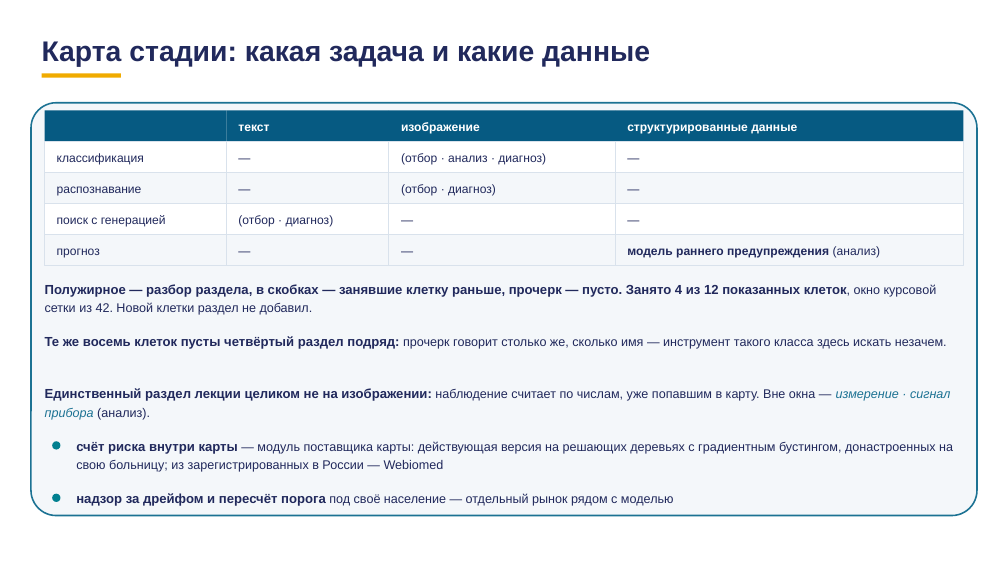
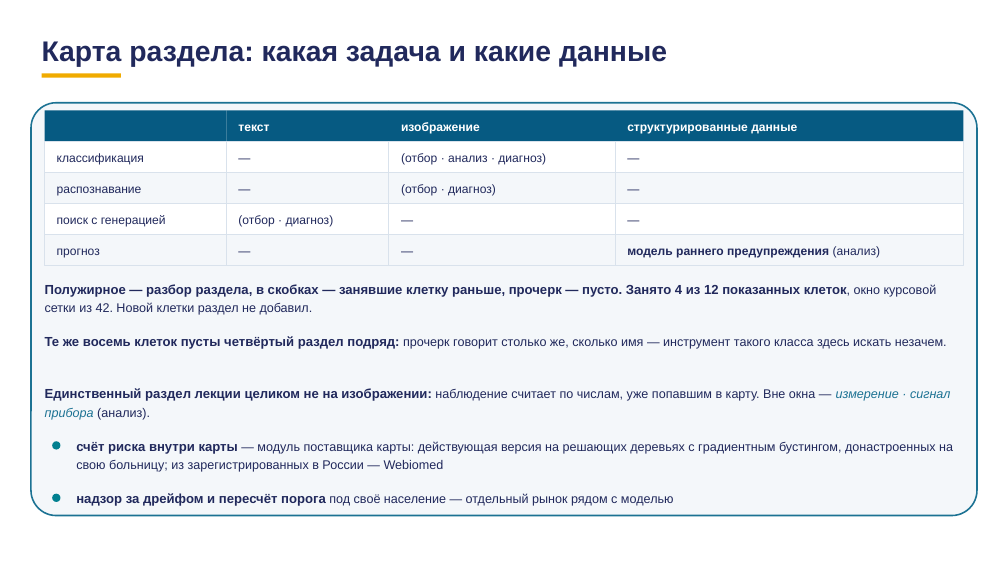
Before and after one commit to tellina-study/AI-usage-lessons, a slide deck: slide 56 of library/lectures/lec-07/rework/deck/lec-07-karkas.pptx. Drawn at 1008x567 pixels with LibreOffice and Linux fonts; fonts in the diff are those of the drawing. Boxes give left, top, right and bottom in pixels: in the first picture for what was removed or moved away, otherwise in the second. Text is boxed around its words. In the diff, an @@ line names an element or a change of style, - is before the commit and + after.

```diff
--- a/library/lectures/lec-07/rework/deck/lec-07-karkas.pptx
+++ b/library/lectures/lec-07/rework/deck/lec-07-karkas.pptx
@@ text at (x1=42, y1=41, x2=667, y2=67): text changed @@
-Карта стадии: какая задача и какие данные
+Карта раздела: какая задача и какие данные
```
Also in this commit, not shown: 6 other slides changed, 2 other files.
